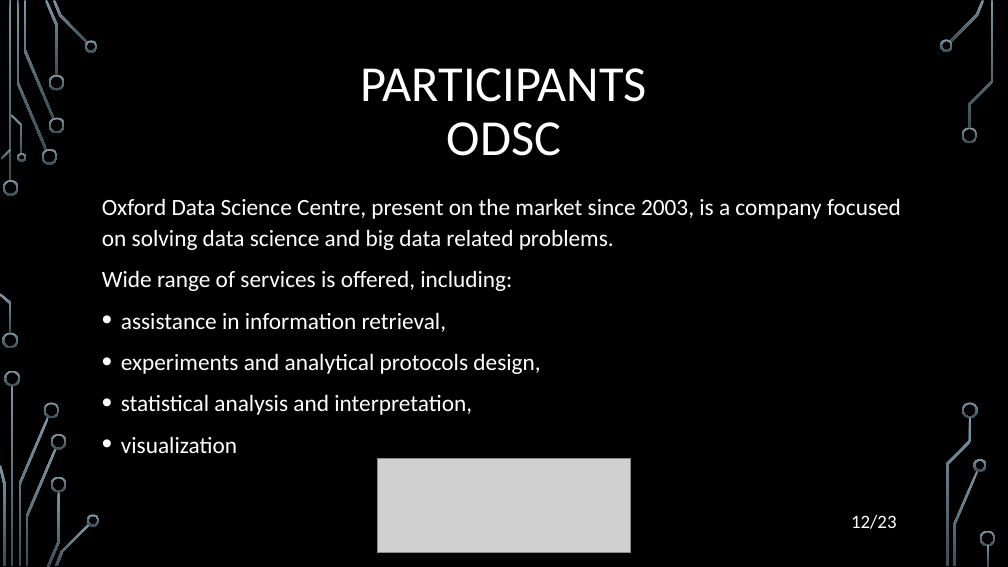
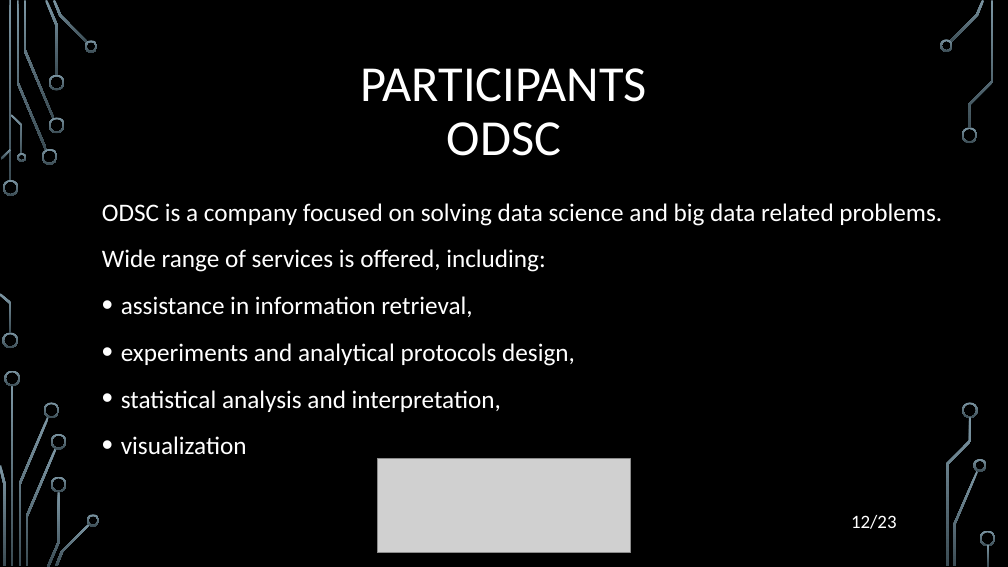
Before and after one commit to filozof50/UP, a slide deck: slide 12 of hw2/H2020.pptx. Drawn at 1008x567 pixels with LibreOffice and Linux fonts; fonts in the diff are those of the drawing; grey boxes stand for pictures; background and template pictures are left out. Boxes give left, top, right and bottom in pixels: in the first picture for what was removed or moved away, otherwise in the second. Text is boxed around its words. In the diff, an @@ line names an element or a change of style, - is before the commit and + after.

```diff
--- a/hw2/H2020.pptx
+++ b/hw2/H2020.pptx
@@ text at bbox=[102, 203, 942, 226]: text changed; size 22.2 to 24 pt @@
-Oxford Data Science Centre, present on the market since 2003, is a company focused on solving data science and big data related problems.
+ODSC is a company focused on solving data science and big data related problems.
@@ text at bbox=[102, 249, 575, 455]: size 22.2 to 24 pt in "Wide range of services is offered, including:", "assistance in information retrieval,", "experiments and analytical protocols design,", "statistical analysis and interpretation," and 1 more places; line spacing 1.1 to 1.2 @@
```
Also in this commit, not shown: 11 other slides changed, 2 other files.
